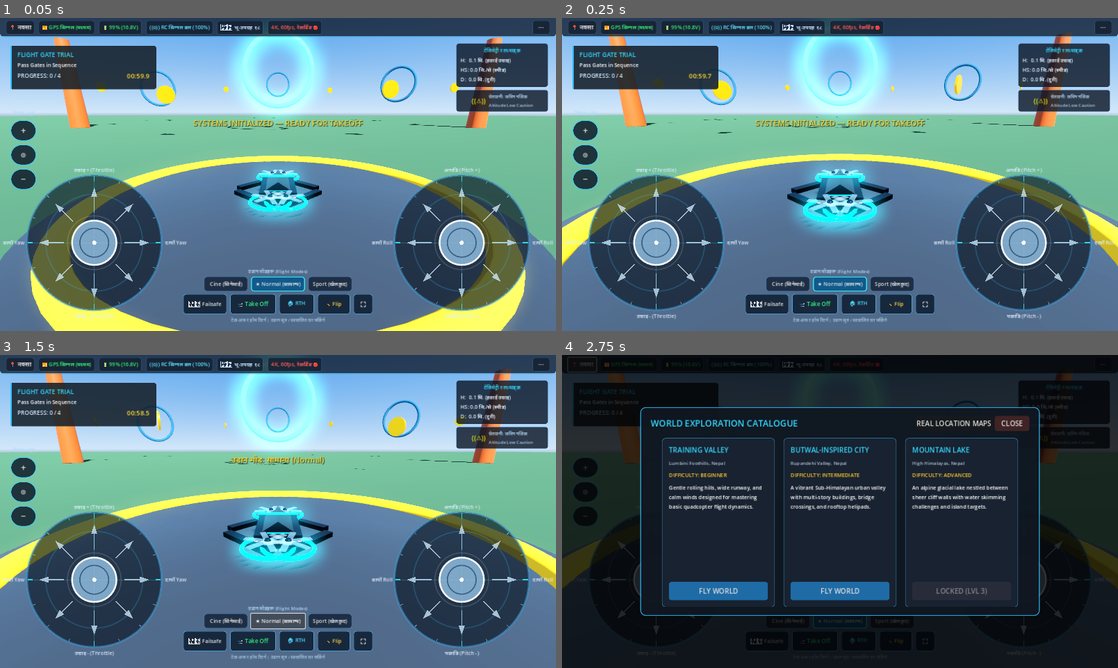
Above: before the commit, frames 1-4 (two rows, left to right).
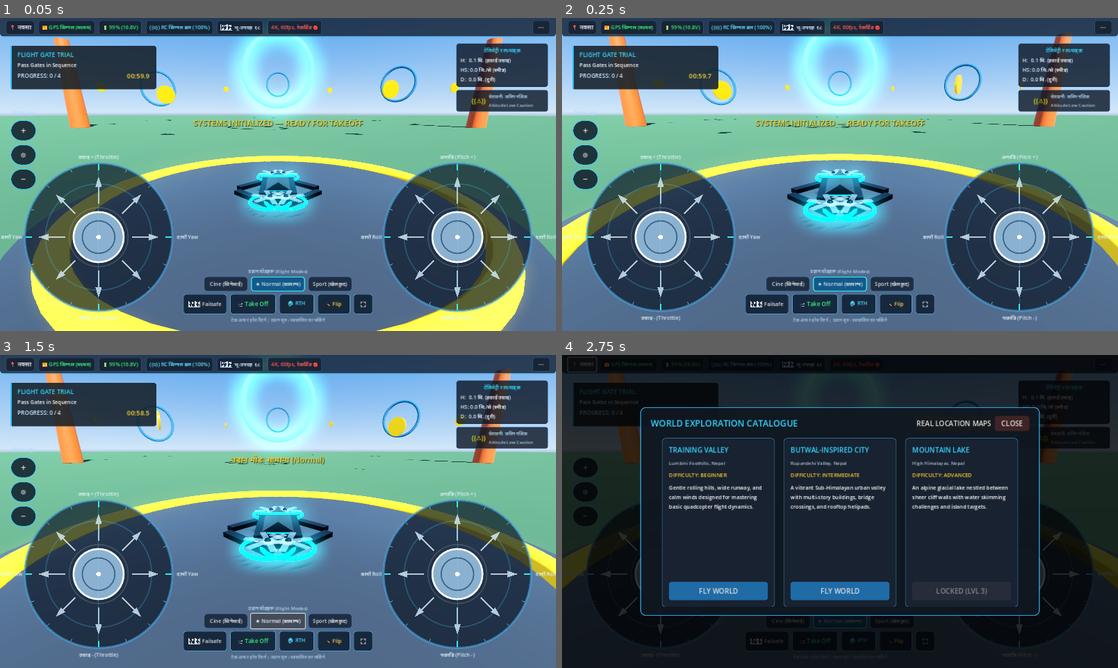
Above: after the commit, the same moments.

Repository: roadofriot/DroneGame
Game: Godot game, scene res://scenes/flight/FlightWorld.tscn
The game is run twice, just before and just after one commit, with the same random seed, the same clock (stepped at 60 frames per second) and the same inputs.
Inputs:
- Up to frame 1 (0.05 s): no input
- Up to frame 2 (0.25 s): no input
- Up to frame 3 (1.5 s): click "★ Normal (सामान्य)" at 0.5 s; click "★ Normal (सामान्य)" at 1.25 s
- Up to frame 4 (2.75 s): click "📍 नक्सा" at 2 s

The runs differ from the first frame. In frame 1, 8.2% of the frame differs, in the area x 0-100%, y 43-97%; in frame 2, 8.2%; in frame 3, 8.2%; in frame 4, 0.7%.

Commit message:
fix: true simultaneous dual-stick multi-touch & enlarged 400x400 controller
- VirtualJoystick: strict pointer isolation separating touch finger indices from desktop mouse pointer
- VirtualJoystick: eliminated false release triggers and pointer stealing during multi-touch
- VirtualJoystick: enlarged controller footprint to 400x400px with 170px radius and larger thumb knob
- VirtualJoystick: silky dual-phase spring lerp (42x drag, 28x snapback)
- project.godot: disabled emulate_mouse_from_touch to prevent Android synthesized mouse interference
- FlightHUD: expanded left and right margin clusters to 430x420px for edge-to-edge finger ergonomics
- Tests: updated TEST 014 to explicitly verify simultaneous dual-stick multi-touch and independent release

Diff:
--- a/project.godot
+++ b/project.godot
@@ -116,3 +116,8 @@
 
 renderer/rendering_method="forward_plus"
 textures/vram_compression/import_etc2_astc=true
+
+[input_devices]
+
+pointing/emulate_touch_from_mouse=true
+pointing/emulate_mouse_from_touch=false
--- a/scenes/ui/FlightHUD.tscn
+++ b/scenes/ui/FlightHUD.tscn
@@ -260,14 +260,14 @@
 anchors_preset = 2
 anchor_top = 1.0
 anchor_bottom = 1.0
-offset_top = -390.0
-offset_right = 400.0
+offset_top = -420.0
+offset_right = 430.0
 grow_vertical = 0
-theme_override_constants/margin_left = 32
-theme_override_constants/margin_bottom = 16
+theme_override_constants/margin_left = 24
+theme_override_constants/margin_bottom = 12
 
 [node name="LeftJoystick" type="Control" parent="LeftCluster"]
-custom_minimum_size = Vector2(370, 370)
+custom_minimum_size = Vector2(400, 400)
 layout_mode = 2
 script = ExtResource("2_joystick")
 stick_name = "THROTTLE / YAW"
@@ -447,15 +447,15 @@
 anchor_top = 1.0
 anchor_right = 1.0
 anchor_bottom = 1.0
-offset_left = -400.0
-offset_top = -390.0
+offset_left = -430.0
+offset_top = -420.0
 grow_horizontal = 0
 grow_vertical = 0
-theme_override_constants/margin_right = 32
-theme_override_constants/margin_bottom = 16
+theme_override_constants/margin_right = 24
+theme_override_constants/margin_bottom = 12
 
 [node name="RightJoystick" type="Control" parent="RightCluster"]
-custom_minimum_size = Vector2(370, 370)
+custom_minimum_size = Vector2(400, 400)
 layout_mode = 2
 script = ExtResource("2_joystick")
 stick_name = "PITCH / ROLL"
--- a/scripts/ui/VirtualJoystick.gd
+++ b/scripts/ui/VirtualJoystick.gd
@@ -1,14 +1,16 @@
 class_name VirtualJoystick
 extends Control
 
-## VirtualJoystick: High-Performance Multi-Touch Analog Controller with Smooth Physics Animation.
-## Features enlarged touch footprint (370x370), responsive spring-damped knob animation,
-## illuminated aeronautical crosshairs, and zero axis interference.
+## VirtualJoystick: Precision Multi-Touch Analog Stick with Strict Pointer Isolation.
+## Guarantees true simultaneous dual-stick multi-touch operation without pointer stealing,
+## axis crosstalk, or false release triggers between left and right controls.
 
 signal stick_moved(value: Vector2)
 signal stick_released
 
-@export var max_radius: float = 155.0
+const MOUSE_POINTER_ID: int = -999
+
+@export var max_radius: float = 170.0
 @export var deadzone: float = 0.05
 @export var stick_name: String = "" # e.g. "THROTTLE / YAW" or "PITCH / ROLL"
 @export var stick_type: String = "LEFT" # "LEFT" or "RIGHT"
@@ -21,12 +23,12 @@
 var knob_pos: Vector2 = Vector2.ZERO
 var target_knob_pos: Vector2 = Vector2.ZERO
 
-# Animation & Touch State
+# Animation and visual state
 var active_glow_alpha: float = 0.0
 var pulse_time: float = 0.0
 
 func _ready() -> void:
-	custom_minimum_size = Vector2(370.0, 370.0)
+	custom_minimum_size = Vector2(400.0, 400.0)
 	base_center = size / 2.0
 	knob_pos = base_center
 	target_knob_pos = base_center
@@ -48,41 +50,41 @@
 func _process(delta: float) -> void:
 	pulse_time += delta
 
-	# Smooth Spring Knob Animation: fast response under finger, smooth elastic bounce to center on release
-	var smooth_speed = 36.0 if is_dragging else 24.0
+	# Dual-phase silky spring animation
+	var smooth_rate = 42.0 if is_dragging else 28.0
 	var prev_knob = knob_pos
-	knob_pos = knob_pos.lerp(target_knob_pos, clampf(smooth_speed * delta, 0.0, 1.0))
-
-	# Glow animation fade
+	knob_pos = knob_pos.lerp(target_knob_pos, clampf(smooth_rate * delta, 0.0, 1.0))
+
+	# Glow animation interpolation
 	var target_alpha = 1.0 if is_dragging else 0.0
 	active_glow_alpha = move_toward(active_glow_alpha, target_alpha, 4.0 * delta)
 
-	# Redraw if moving or animating glow
 	if knob_pos.distance_squared_to(prev_knob) > 0.01 or is_dragging or active_glow_alpha > 0.01:
 		queue_redraw()
 
 func _gui_input(event: InputEvent) -> void:
-	# Primary Touch Event Entrypoint
+	# Dedicated Mobile Multi-Touch Pointer Tracking
 	if event is InputEventScreenTouch:
 		if event.pressed and not is_dragging:
+			# Claim exclusive ownership of this finger pointer index
 			is_dragging = true
-			Input.vibrate_handheld(25) # Crisp tactile response on contact
 			touch_pointer_id = event.index
+			Input.vibrate_handheld(25)
 			_update_stick_target(event.position)
 			accept_event()
 		elif not event.pressed and event.index == touch_pointer_id:
 			_release_stick()
 			accept_event()
 
-	# Desktop Mouse Fallback
+	# Desktop Mouse Fallback (strictly isolated from touch pointers)
 	elif event is InputEventMouseButton:
 		if event.button_index == MOUSE_BUTTON_LEFT:
 			if event.pressed and not is_dragging:
 				is_dragging = true
-				touch_pointer_id = 0
+				touch_pointer_id = MOUSE_POINTER_ID
 				_update_stick_target(event.position)
 				accept_event()
-			elif not event.pressed and is_dragging:
+			elif not event.pressed and is_dragging and touch_pointer_id == MOUSE_POINTER_ID:
 				_release_stick()
 				accept_event()
 
@@ -96,19 +98,20 @@
 			var local_pos = get_global_transform().affine_inverse() * event.position
 			_update_stick_target(local_pos)
 
-	# Global release tracking - ensures no stuck sticks even if finger lifts outside rect
+	# Global release tracking - ensures release even if finger lifts outside bounds
 	elif event is InputEventScreenTouch:
 		if not event.pressed and event.index == touch_pointer_id:
 			_release_stick()
 
-	# Mouse motion tracking
+	# Mouse motion tracking (strictly for desktop mouse pointer)
 	elif event is InputEventMouseMotion:
-		if touch_pointer_id == 0 and (event.button_mask & MOUSE_BUTTON_MASK_LEFT):
+		if touch_pointer_id == MOUSE_POINTER_ID and (event.button_mask & MOUSE_BUTTON_MASK_LEFT):
 			var local_pos = get_global_transform().affine_inverse() * event.position
 			_update_stick_target(local_pos)
 
+	# Mouse release tracking
 	elif event is InputEventMouseButton:
-		if event.button_index == MOUSE_BUTTON_LEFT and not event.pressed:
+		if touch_pointer_id == MOUSE_POINTER_ID and event.button_index == MOUSE_BUTTON_LEFT and not event.pressed:
 			_release_stick()
 
 func _update_stick_target(pos: Vector2) -> void:
@@ -142,34 +145,34 @@
 func _draw() -> void:
 	# 1. Outer Ambient Glow Halo
 	if active_glow_alpha > 0.05:
-		var glow_col = Color(0.1, 0.85, 1.0, 0.18 * active_glow_alpha)
+		var glow_col = Color(0.1, 0.88, 1.0, 0.20 * active_glow_alpha)
 		draw_circle(base_center, max_radius * 1.15, glow_col)
 
-	# 2. Main Outer Base Ring (High-Tech Aeronautical Bezel)
-	var base_bg = Color(0.03, 0.07, 0.12, 0.65)
-	var outer_border = Color(0.15, 0.88, 1.0, 0.90) if is_dragging else Color(0.25, 0.60, 0.82, 0.55)
+	# 2. Main Outer Bezel Ring
+	var base_bg = Color(0.03, 0.07, 0.13, 0.68)
+	var outer_border = Color(0.18, 0.92, 1.0, 0.95) if is_dragging else Color(0.28, 0.65, 0.88, 0.60)
 	draw_circle(base_center, max_radius, base_bg)
-	draw_arc(base_center, max_radius, 0.0, TAU, 64, outer_border, 3.5, true)
+	draw_arc(base_center, max_radius, 0.0, TAU, 64, outer_border, 3.8, true)
 
 	# Concentric Intermediate Rings
-	draw_arc(base_center, max_radius * 0.72, 0.0, TAU, 48, Color(0.2, 0.75, 1.0, 0.22), 1.5, true)
-	draw_arc(base_center, max_radius * 0.40, 0.0, TAU, 32, Color(1, 1, 1, 0.15), 1.2, true)
-
-	# 3. Precision Compass Graduation Ticks (16 Ticks around circumference)
-	var tick_color = Color(0.7, 0.9, 1.0, 0.55)
+	draw_arc(base_center, max_radius * 0.72, 0.0, TAU, 48, Color(0.25, 0.80, 1.0, 0.25), 1.6, true)
+	draw_arc(base_center, max_radius * 0.40, 0.0, TAU, 32, Color(1, 1, 1, 0.16), 1.2, true)
+
+	# 3. Precision Compass Graduation Ticks (16 Ticks)
+	var tick_color = Color(0.75, 0.92, 1.0, 0.60)
 	for i in range(16):
 		var ang = (TAU / 16.0) * i
 		var dir = Vector2(cos(ang), sin(ang))
 		var is_cardinal = (i % 4 == 0)
-		var tick_len = 12.0 if is_cardinal else 6.0
+		var tick_len = 14.0 if is_cardinal else 7.0
 		var r_outer = max_radius - 2.0
 		var r_inner = r_outer - tick_len
-		var t_col = Color(0.2, 0.95, 1.0, 0.85) if is_cardinal else tick_color
-		var t_w = 2.5 if is_cardinal else 1.5
+		var t_col = Color(0.25, 0.98, 1.0, 0.90) if is_cardinal else tick_color
+		var t_w = 2.8 if is_cardinal else 1.5
 		draw_line(base_center + dir * r_inner, base_center + dir * r_outer, t_col, t_w)
 
-	# 4. 8 Directional Guidance Arrows (High Contrast)
-	var arrow_color = Color(0.3, 0.95, 1.0, 0.95) if is_dragging else Color(0.85, 0.93, 1.0, 0.75)
+	# 4. 8 Directional Guidance Arrows
+	var arrow_color = Color(0.35, 0.98, 1.0, 0.95) if is_dragging else Color(0.88, 0.95, 1.0, 0.78)
 	for i in range(8):
 		var ang = (TAU / 8.0) * i - (PI / 2.0)
 		var dir = Vector2(cos(ang), sin(ang))
@@ -177,49 +180,49 @@
 		var p_start = base_center + dir * (max_radius * 0.45)
 		var p_tip = base_center + dir * (max_radius * 0.82)
 		var p_base = base_center + dir * (max_radius * 0.68)
-		var p_left = p_base + perp * 7.0
-		var p_right = p_base - perp * 7.0
-		draw_line(p_start, p_base, arrow_color, 2.5)
+		var p_left = p_base + perp * 7.5
+		var p_right = p_base - perp * 7.5
+		draw_line(p_start, p_base, arrow_color, 2.8)
 		draw_colored_polygon(PackedVector2Array([p_tip, p_left, p_right]), arrow_color)
 
-	# 5. Fine Reticle Crosshairs
-	var cross_color = Color(0.2, 0.85, 1.0, 0.28)
+	# 5. Reticle Crosshairs
+	var cross_color = Color(0.22, 0.88, 1.0, 0.30)
 	draw_line(base_center - Vector2(max_radius * 0.92, 0), base_center + Vector2(max_radius * 0.92, 0), cross_color, 1.5)
 	draw_line(base_center - Vector2(0, max_radius * 0.92), base_center + Vector2(0, max_radius * 0.92), cross_color, 1.5)
 
-	# 6. Connecting Dynamic Vector Line
+	# 6. Dynamic Vector Line
 	if knob_pos.distance_to(base_center) > 4.0:
-		var line_color = Color(0.1, 0.98, 0.85, 0.75)
-		draw_line(base_center, knob_pos, line_color, 3.0)
-
-	# 7. Thumb Knob (Multi-ring precision tactile cap)
-	var knob_radius = max_radius * 0.33
-	var knob_fill = Color(0.08, 0.75, 0.95, 0.92) if is_dragging else Color(0.60, 0.78, 0.92, 0.78)
-	var knob_stroke = Color(1.0, 1.0, 1.0, 0.95)
+		var line_color = Color(0.15, 1.0, 0.88, 0.80)
+		draw_line(base_center, knob_pos, line_color, 3.2)
+
+	# 7. Thumb Knob Cap (Large, Comfortable Pad)
+	var knob_radius = max_radius * 0.34
+	var knob_fill = Color(0.10, 0.80, 0.98, 0.94) if is_dragging else Color(0.65, 0.82, 0.95, 0.80)
+	var knob_stroke = Color(1.0, 1.0, 1.0, 0.98)
 	draw_circle(knob_pos, knob_radius, knob_fill)
-	draw_arc(knob_pos, knob_radius, 0.0, TAU, 36, knob_stroke, 2.8, true)
-	draw_arc(knob_pos, knob_radius * 0.65, 0.0, TAU, 24, Color(0.05, 0.2, 0.35, 0.6), 1.5, true)
-	draw_circle(knob_pos, 5.0, Color(1, 1, 1, 0.98))
+	draw_arc(knob_pos, knob_radius, 0.0, TAU, 36, knob_stroke, 3.0, true)
+	draw_arc(knob_pos, knob_radius * 0.65, 0.0, TAU, 24, Color(0.05, 0.22, 0.38, 0.65), 1.6, true)
+	draw_circle(knob_pos, 5.5, Color(1, 1, 1, 1.0))
 
 	# 8. Bilingual Directional Annotations
 	var font = ThemeDB.fallback_font
 	if font:
-		var lbl_col = Color(0.88, 0.94, 1.0, 0.90)
+		var lbl_col = Color(0.90, 0.96, 1.0, 0.92)
 		if stick_type == "LEFT":
 			# Top: Throttle +
-			draw_string(font, Vector2(base_center.x - 75, base_center.y - max_radius - 8), "उचाइ + (Throttle)", HORIZONTAL_ALIGNMENT_CENTER, 150, 12, lbl_col)
+			draw_string(font, Vector2(base_center.x - 85, base_center.y - max_radius - 10), "उचाइ + (Throttle)", HORIZONTAL_ALIGNMENT_CENTER, 170, 12, lbl_col)
 			# Bottom: Throttle -
-			draw_string(font, Vector2(base_center.x - 75, base_center.y + max_radius + 18), "उचाइ - (Throttle)", HORIZONTAL_ALIGNMENT_CENTER, 150, 12, lbl_col)
+			draw_string(font, Vector2(base_center.x - 85, base_center.y + max_radius + 20), "उचाइ - (Throttle)", HORIZONTAL_ALIGNMENT_CENTER, 170, 12, lbl_col)
 			# Left: Yaw Left
-			draw_string(font, Vector2(base_center.x - max_radius - 105, base_center.y + 4), "बायाँ Yaw", HORIZONTAL_ALIGNMENT_RIGHT, 100, 12, lbl_col)
+			draw_string(font, Vector2(base_center.x - max_radius - 115, base_center.y + 4), "बायाँ Yaw", HORIZONTAL_ALIGNMENT_RIGHT, 110, 12, lbl_col)
 			# Right: Yaw Right
-			draw_string(font, Vector2(base_center.x + max_radius + 8, base_center.y + 4), "दायाँ Yaw", HORIZONTAL_ALIGNMENT_LEFT, 100, 12, lbl_col)
+			draw_string(font, Vector2(base_center.x + max_radius + 10, base_center.y + 4), "दायाँ Yaw", HORIZONTAL_ALIGNMENT_LEFT, 110, 12, lbl_col)
 		else:
 			# Top: Pitch Forward
-			draw_string(font, Vector2(base_center.x - 75, base_center.y - max_radius - 8), "अगाडि (Pitch +)", HORIZONTAL_ALIGNMENT_CENTER, 150, 12, lbl_col)
+			draw_string(font, Vector2(base_center.x - 85, base_center.y - max_radius - 10), "अगाडि (Pitch +)", HORIZONTAL_ALIGNMENT_CENTER, 170, 12, lbl_col)
 			# Bottom: Pitch Backward
-			draw_string(font, Vector2(base_center.x - 75, base_center.y + max_radius + 18), "पछाडि (Pitch -)", HORIZONTAL_ALIGNMENT_CENTER, 150, 12, lbl_col)
+			draw_string(font, Vector2(base_center.x - 85, base_center.y + max_radius + 20), "पछाडि (Pitch -)", HORIZONTAL_ALIGNMENT_CENTER, 170, 12, lbl_col)
 			# Left: Roll Left
-			draw_string(font, Vector2(base_center.x - max_radius - 105, base_center.y + 4), "बायाँ Roll", HORIZONTAL_ALIGNMENT_RIGHT, 100, 12, lbl_col)
+			draw_string(font, Vector2(base_center.x - max_radius - 115, base_center.y + 4), "बायाँ Roll", HORIZONTAL_ALIGNMENT_RIGHT, 110, 12, lbl_col)
 			# Right: Roll Right
-			draw_string(font, Vector2(base_center.x + max_radius + 8, base_center.y + 4), "दायाँ Roll", HORIZONTAL_ALIGNMENT_LEFT, 100, 12, lbl_col)
+			draw_string(font, Vector2(base_center.x + max_radius + 10, base_center.y + 4), "दायाँ Roll", HORIZONTAL_ALIGNMENT_LEFT, 110, 12, lbl_col)
--- a/tests/unit/test_comprehensive_flight_audit.gd
+++ b/tests/unit/test_comprehensive_flight_audit.gd
@@ -271,23 +271,42 @@
 	var evidence = "Pad reset verified: State=DISARMED, Linear Velocity zeroed"
 	return {"passed": pass_ok, "evidence": evidence}
 
-# TEST 014 — Input Release
+# TEST 014 — Input Release & Simultaneous Dual-Stick Operation
 func test_014_input_release(hud: FlightHUD, router: InputRouter) -> Dictionary:
-	var stick = hud.get_node("LeftCluster/LeftJoystick")
-	if not stick.is_node_ready(): stick._ready()
-
-	var touch = InputEventScreenTouch.new()
-	touch.index = 0
-	touch.pressed = true
-	touch.position = stick.base_center + Vector2(0, -50)
-	stick._gui_input(touch)
-
-	var was_dragging = stick.is_dragging
-	touch.pressed = false
-	stick._gui_input(touch)
-
-	var pass_ok = was_dragging and not stick.is_dragging and router.virtual_throttle == 0.0
-	var evidence = "Touch input released: is_dragging=false, virtual_throttle=0.0"
+	var left_stick = hud.get_node("LeftCluster/LeftJoystick")
+	var right_stick = hud.get_node("RightCluster/RightJoystick")
+	if not left_stick.is_node_ready(): left_stick._ready()
+	if not right_stick.is_node_ready(): right_stick._ready()
+
+	# Finger 0 on Left Stick
+	var touch0 = InputEventScreenTouch.new()
+	touch0.index = 0
+	touch0.pressed = true
+	touch0.position = left_stick.base_center + Vector2(0, -60)
+	left_stick._gui_input(touch0)
+
+	# Finger 1 on Right Stick SIMULTANEOUSLY
+	var touch1 = InputEventScreenTouch.new()
+	touch1.index = 1
+	touch1.pressed = true
+	touch1.position = right_stick.base_center + Vector2(60, 0)
+	right_stick._gui_input(touch1)
+
+	var both_active = left_stick.is_dragging and right_stick.is_dragging
+	var both_outputs = router.virtual_throttle > 0.1 and router.virtual_roll > 0.1
+
+	# Release Finger 0: Right Stick MUST stay dragging!
+	touch0.pressed = false
+	left_stick._gui_input(touch0)
+	var right_still_dragging = right_stick.is_dragging and router.virtual_roll > 0.1
+
+	# Release Finger 1
+	touch1.pressed = false
+	right_stick._gui_input(touch1)
+	var both_released = not left_stick.is_dragging and not right_stick.is_dragging
+
+	var pass_ok = both_active and both_outputs and right_still_dragging and both_released
+	var evidence = "Simultaneous dual-stick touch verified: Both active concurrently, independent pointer release"
 	return {"passed": pass_ok, "evidence": evidence}
 
 # TEST 015 — Boundary Detection
Not shown, changed: build/android/mindsparq_drone_simulator.apk
Not shown, changed: build/android/mindsparq_drone_simulator.apk.idsig
